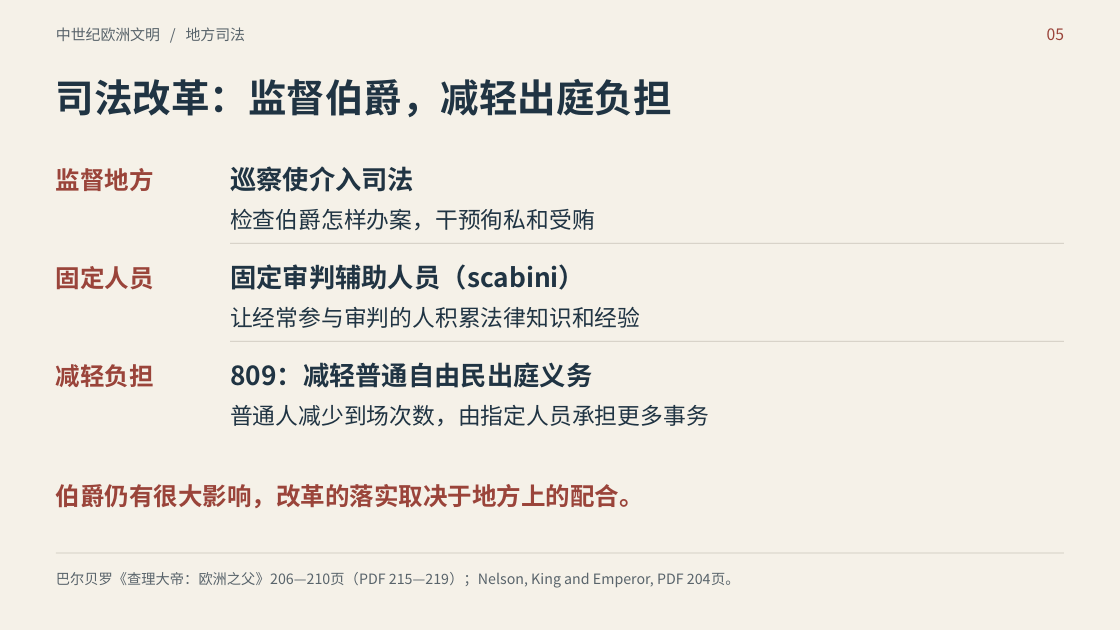
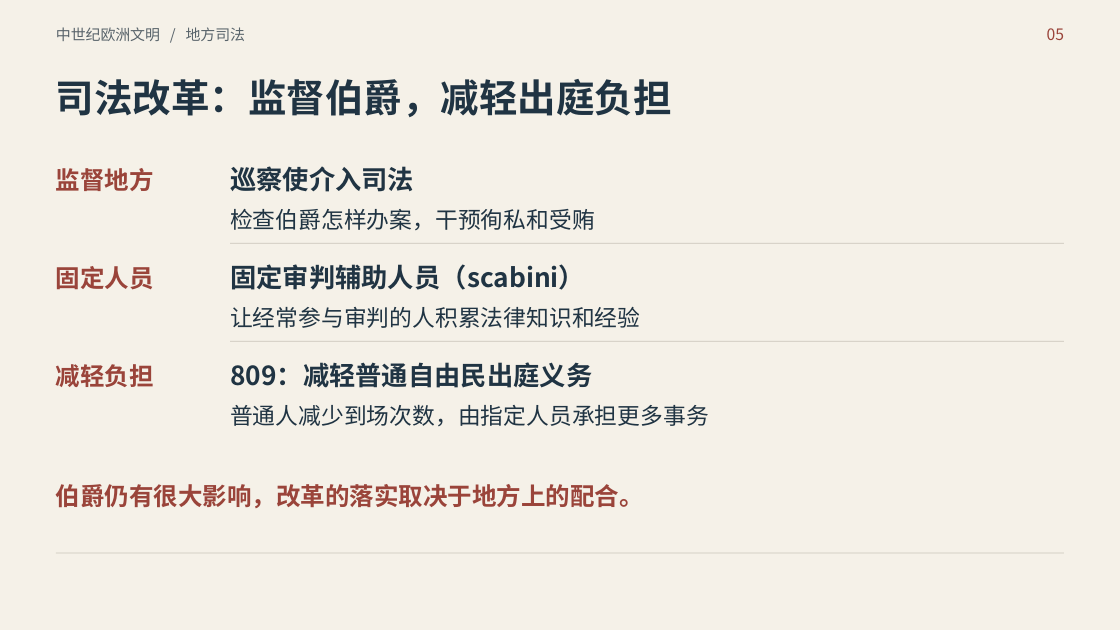
Before and after one commit to mimiqi/FDU-GECC10068-MedievalEuropeanCivilization, a slide deck: slide 5 of 讨论课/交付文件/查理曼_政治治理视角_12分钟汇报.pptx. Drawn at 1120x630 pixels with LibreOffice and Linux fonts; fonts in the diff are those of the drawing. Boxes give left, top, right and bottom in pixels: in the first picture for what was removed or moved away, otherwise in the second. Text is boxed around its words. In the diff, an @@ line names an element or a change of style, - is before the commit and + after.

Commit message:
docs: 深化查理曼汇报论证并同步讲稿

```diff
--- a/讨论课/交付文件/查理曼_政治治理视角_12分钟汇报.pptx
+++ b/讨论课/交付文件/查理曼_政治治理视角_12分钟汇报.pptx
@@ text removed at (x1=56, y1=572, x2=740, y2=588) @@
-巴尔贝罗《查理大帝：欧洲之父》206—210页（PDF 215—219）；Nelson, King and Emperor, PDF 204页。
```
Also in this commit, not shown: 10 other slides changed, 1 slide removed, 23 other files.
